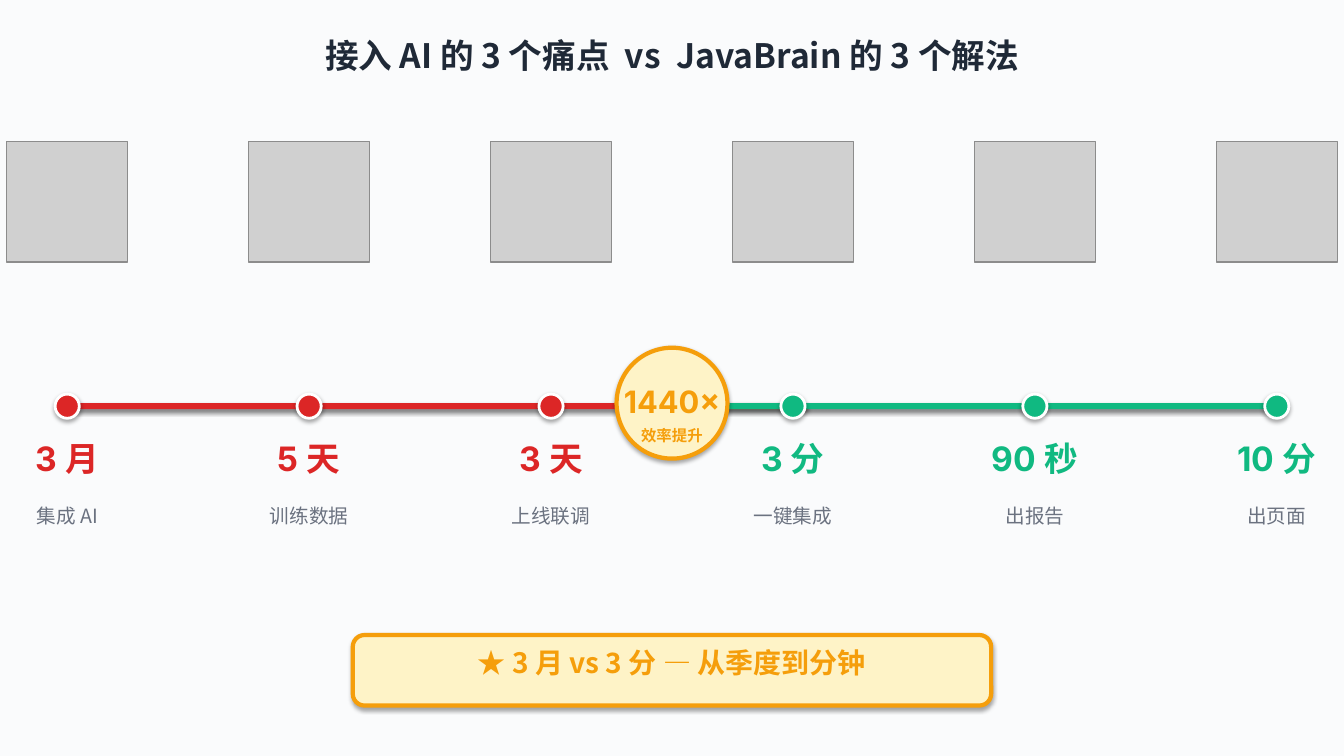
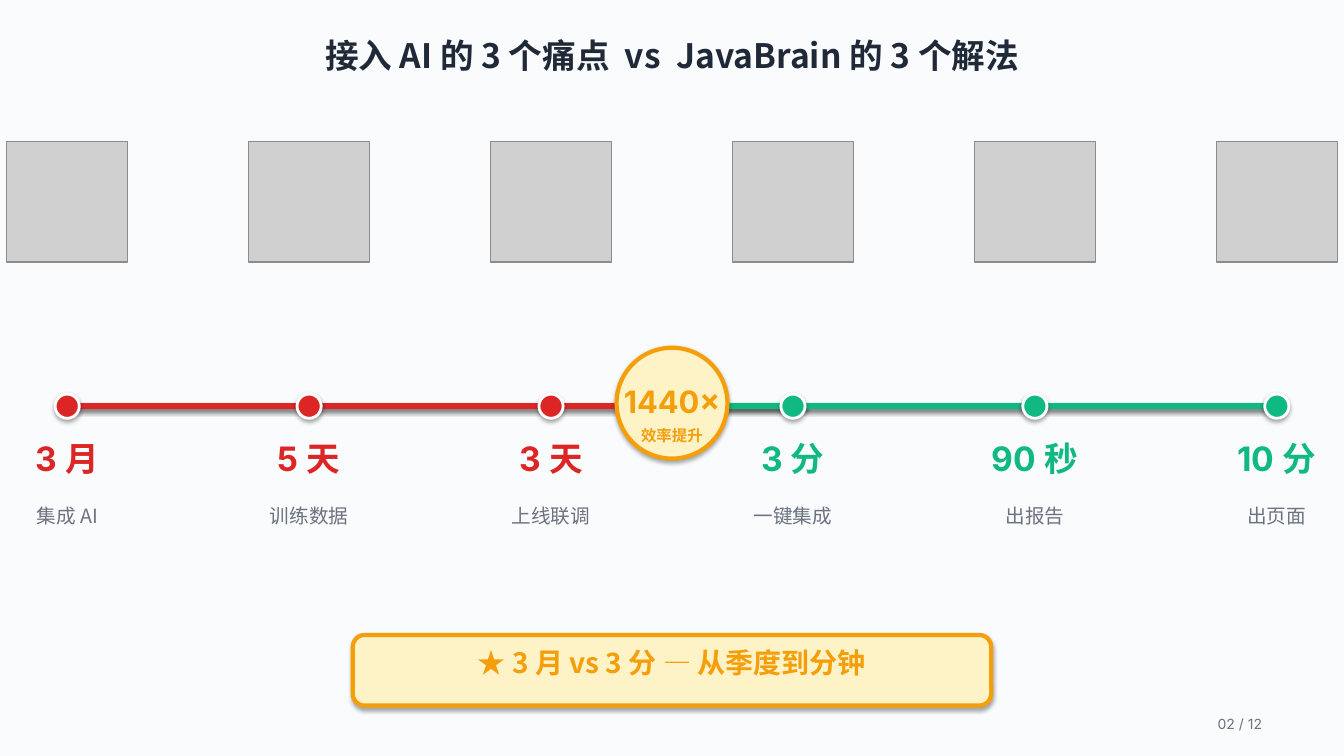
Before and after one commit to wb04307201/java-brain, a slide deck: slide 2 of docs/ppt/javabrain.pptx. Drawn at 1344x756 pixels with LibreOffice and Linux fonts; fonts in the diff are those of the drawing; grey boxes stand for pictures. Boxes give left, top, right and bottom in pixels: in the first picture for what was removed or moved away, otherwise in the second. Text is boxed around its words. In the diff, an @@ line names an element or a change of style, - is before the commit and + after.

```diff
--- a/docs/ppt/javabrain.pptx
+++ b/docs/ppt/javabrain.pptx
@@ text added at (1218,718,1262,729), 10 pt, text #6B7280 @@
+02 / 12
```
Also in this commit, not shown: 10 other slides changed, 1 slide added, 1 slide removed, 4 other files.
